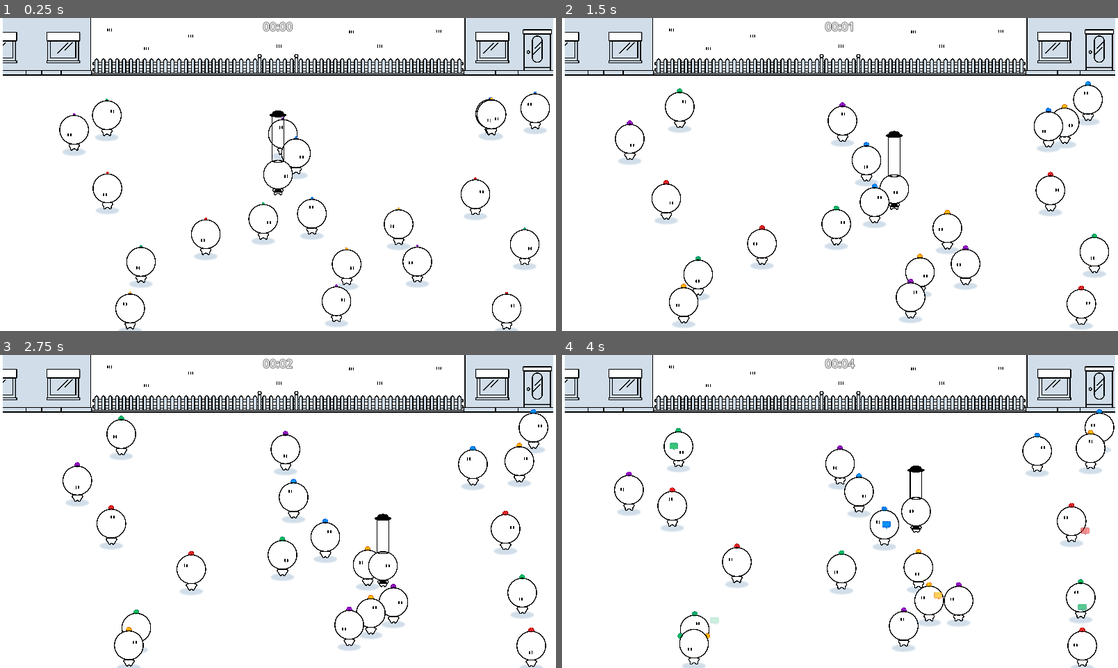
Above: before the commit, frames 1-4 (two rows, left to right).
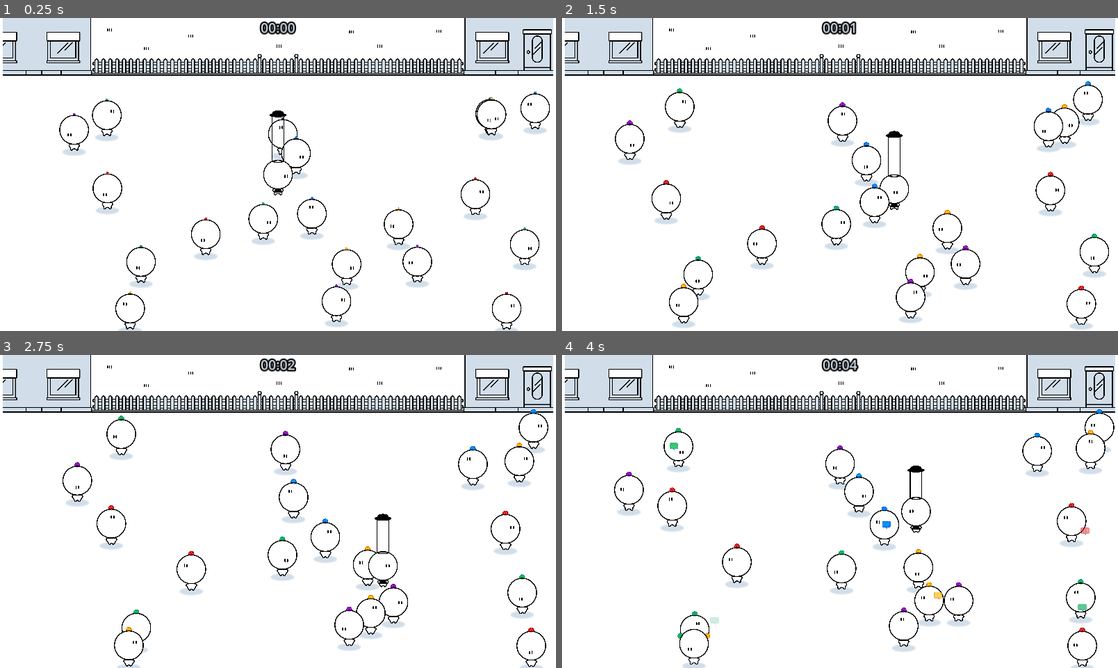
Above: after the commit, the same moments.

Repository: haihala/mankind-knew
Game: Godot game, scene res://world.tscn
Same seed, same stepped clock (60 frames per second), same inputs: the game is played once before the commit and once after it.
Inputs:
- Up to frame 1 (0.25 s): no input
- Up to frame 2 (1.5 s): hold D (move_right) 0.53-1.28 s; hold S (move_down) from 1.28 s (still down)
- Up to frame 3 (2.75 s): release S (move_down) at 2.03 s; hold D (move_right) from 2.03 s (still down)
- Up to frame 4 (4 s): release D (move_right) at 2.78 s; hold W (move_up) 2.78-3.53 s; hold A (move_left) from 3.53 s (still down)

The runs differ from the first frame. In frame 1, 0.2% of the frame differs, in the area x 46-54%, y 1-6%; in frame 2, 0.2%; in frame 3, 0.3%; in frame 4, 0.2%.

Commit message:
Adjust text styles / colors

Diff:
--- a/godot-project/clock.tscn
+++ b/godot-project/clock.tscn
@@ -10,8 +10,10 @@
 offset_bottom = 23.0
 grow_horizontal = 2
 theme = ExtResource("1_5leyv")
-theme_type_variation = &"HeaderMedium"
-theme_override_constants/outline_size = 3
+theme_type_variation = &"HeaderLarge"
+theme_override_colors/font_color = Color(0.819608, 0.870588, 0.913725, 1)
+theme_override_colors/font_outline_color = Color(0, 0, 0, 1)
+theme_override_constants/outline_size = 12
 text = "00:00"
 horizontal_alignment = 1
 script = ExtResource("2_36abq")
--- a/godot-project/end_screen.tscn
+++ b/godot-project/end_screen.tscn
@@ -81,7 +81,8 @@
 layout_mode = 2
 theme = ExtResource("3_i08cu")
 theme_type_variation = &"HeaderLarge"
-theme_override_constants/outline_size = 5
+theme_override_colors/font_color = Color(1, 1, 1, 1)
+theme_override_constants/outline_size = 12
 text = "Game over"
 horizontal_alignment = 1
 
--- a/godot-project/theme.tres
+++ b/godot-project/theme.tres
@@ -1,3 +1,6 @@
-[gd_resource type="Theme" format=3 uid="uid://drfgb57o0sofj"]
+[gd_resource type="Theme" load_steps=2 format=3 uid="uid://6ruuxerdpcyq"]
+
+[sub_resource type="SystemFont" id="SystemFont_i2rtm"]
 
 [resource]
+default_font = SubResource("SystemFont_i2rtm")
Not shown: 1 places in godot-project/clock.tscn that only renumber resources
Not shown: 1 places in godot-project/end_screen.tscn that only renumber resources
Not shown: 1 places in godot-project/world.tscn that only renumber resources
